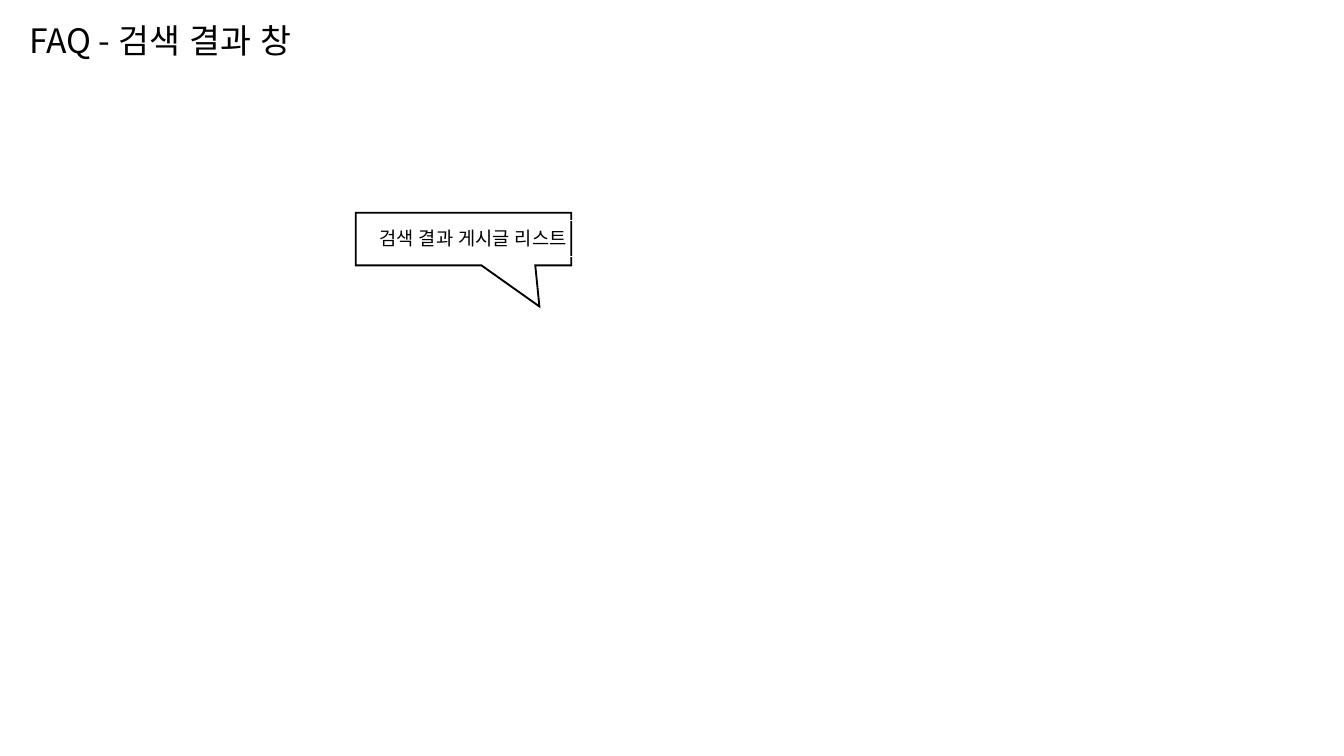
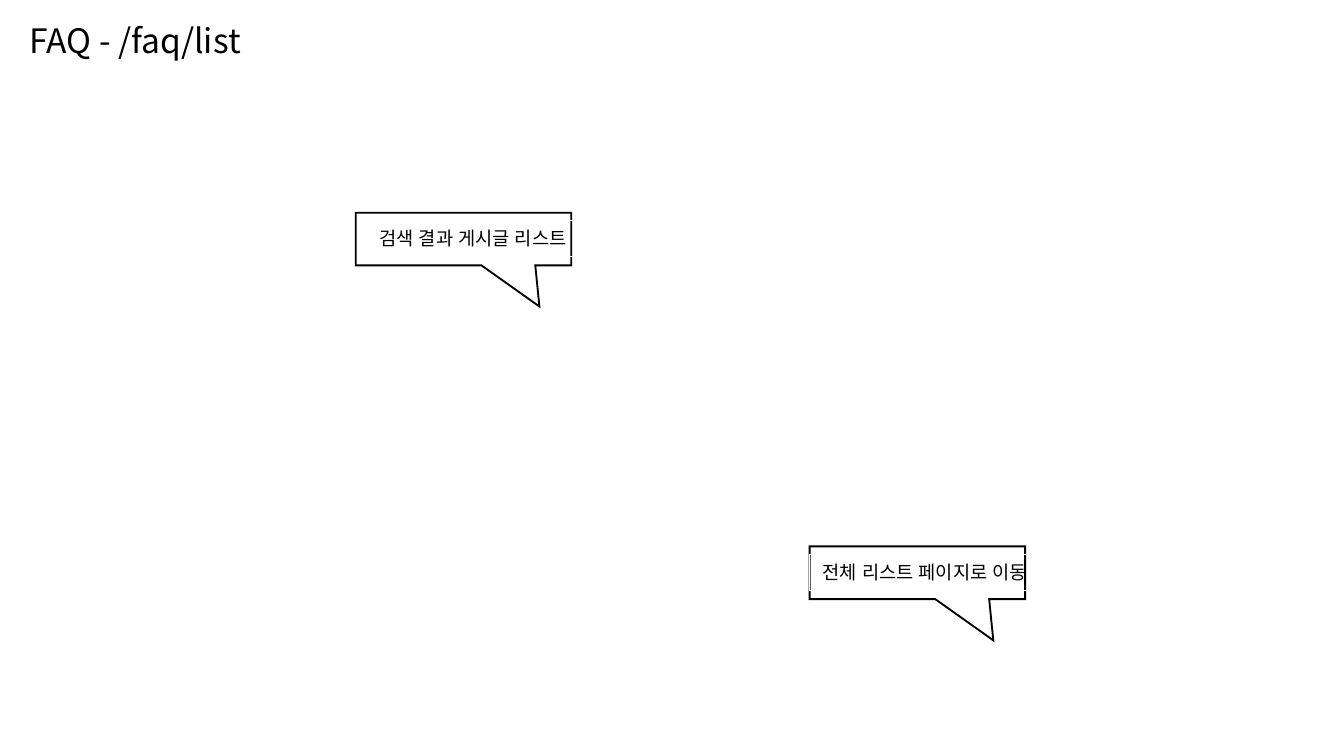
Before and after one commit to sksskdf/Spring_Projects-Java, a slide deck: slide 6 of demo/스마트 휴먼케어.pptx. Drawn at 1344x756 pixels with LibreOffice and Linux fonts; fonts in the diff are those of the drawing; background and template pictures are left out. Boxes give left, top, right and bottom in pixels: in the first picture for what was removed or moved away, otherwise in the second. Text is boxed around its words. In the diff, an @@ line names an element or a change of style, - is before the commit and + after.

```diff
--- a/demo/스마트 휴먼케어.pptx
+++ b/demo/스마트 휴먼케어.pptx
@@ rectangle "FAQ - /faq/list": place and size @@
-rectangle "FAQ - /faq/list" at (16,13,309,67)
+rectangle "FAQ - /faq/list" at (16,13,297,67)
@@ text in rectangle at (29,26,241,61): text changed @@
-FAQ - 검색 결과 창
+FAQ - /faq/list
@@ speech box added at (809,547,1024,599), fill #FFFFFF, outline #000000 1 pt @@
@@ rectangle added at (809,554,1109,590), outline #FFFFFF 0 pt, 10 pt, text #000000 @@
+전체 리스트 페이지로 이동
```
Also in this commit, not shown: 5 other slides changed, 9 slides added, 3 other files.
